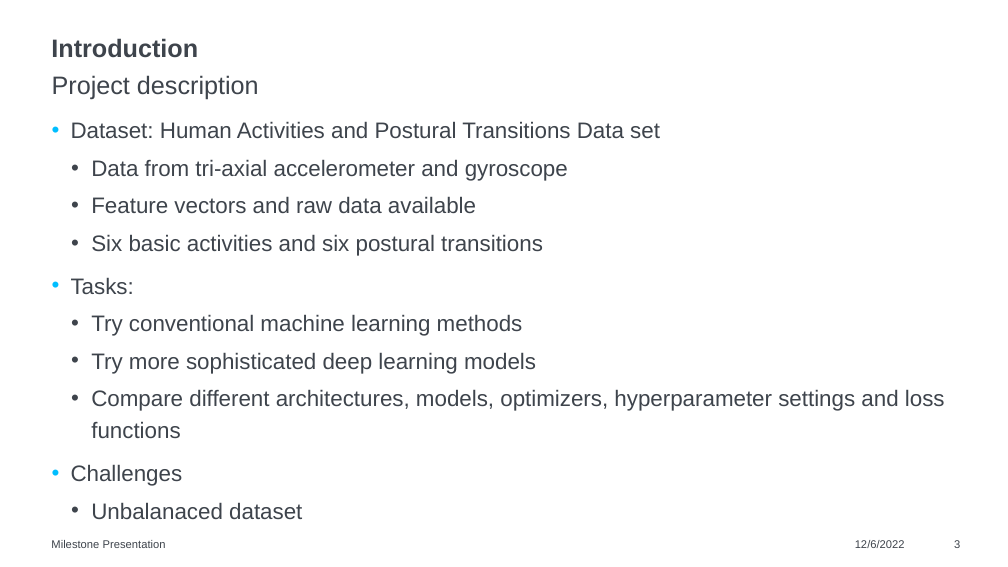
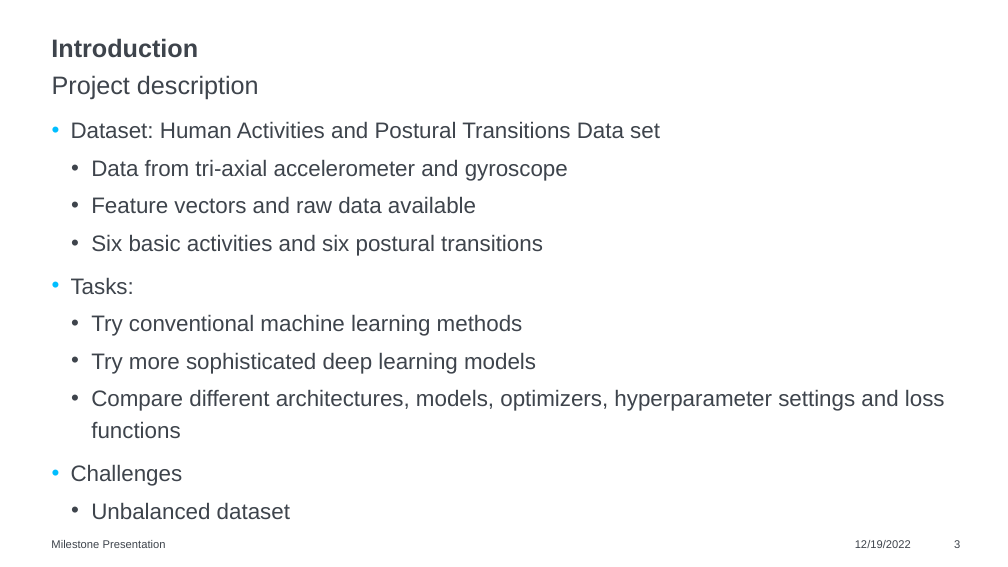
Before and after one commit to raviakash/Human_Activity_Postural_Transition_Recognition, a slide deck: slide 3 of Report/Milestone Presentation.pptx. Drawn at 1008x567 pixels with LibreOffice and Linux fonts; fonts in the diff are those of the drawing. Boxes give left, top, right and bottom in pixels: in the first picture for what was removed or moved away, otherwise in the second. Text is boxed around its words. In the diff, an @@ line names an element or a change of style, - is before the commit and + after.

```diff
--- a/Report/Milestone Presentation.pptx
+++ b/Report/Milestone Presentation.pptx
@@ text at <box>91,502,290,519</box>: text changed @@
-  • Unbalanaced dataset
+  • Unbalanced dataset
@@ text at <box>855,540,911,548</box>: text changed @@
-12/6/2022
+12/19/2022
```
Also in this commit, not shown: 6 other slides changed, 3 slides removed, 3 other files.
